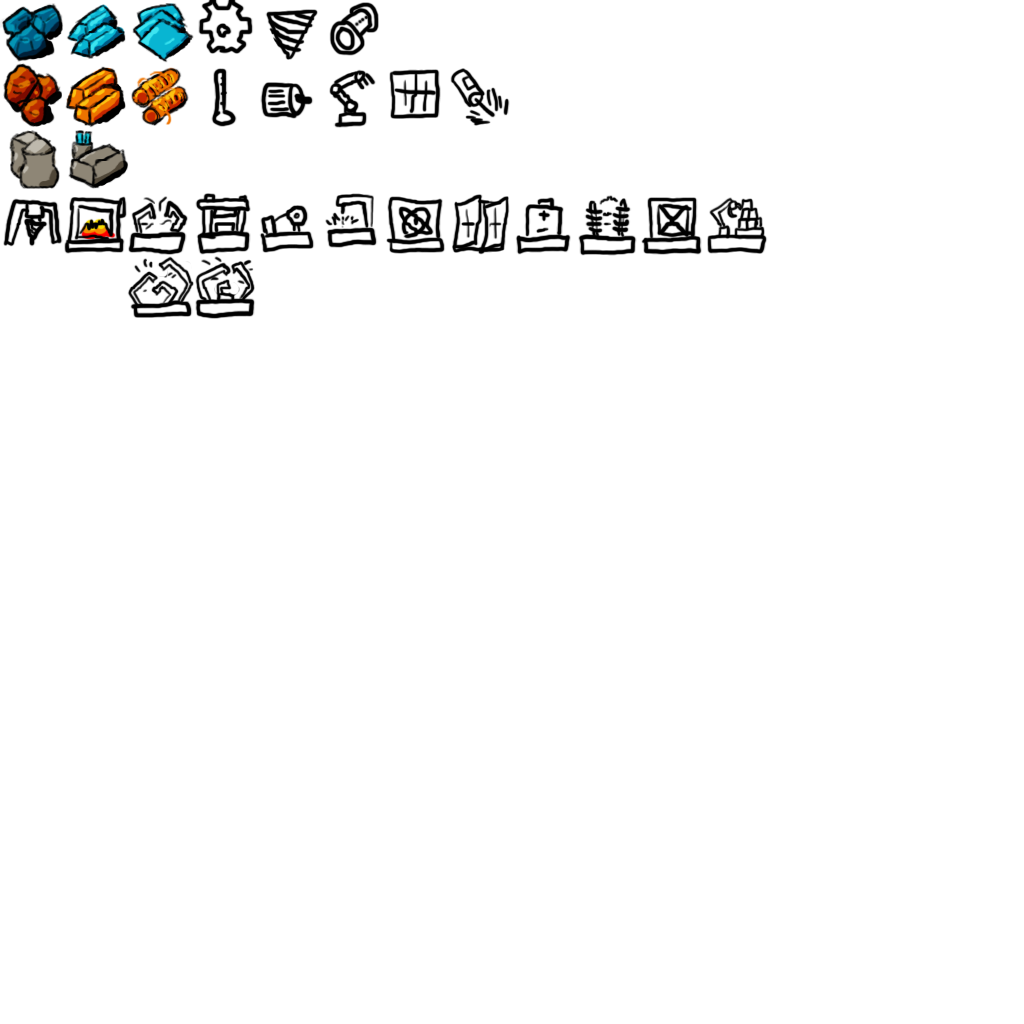
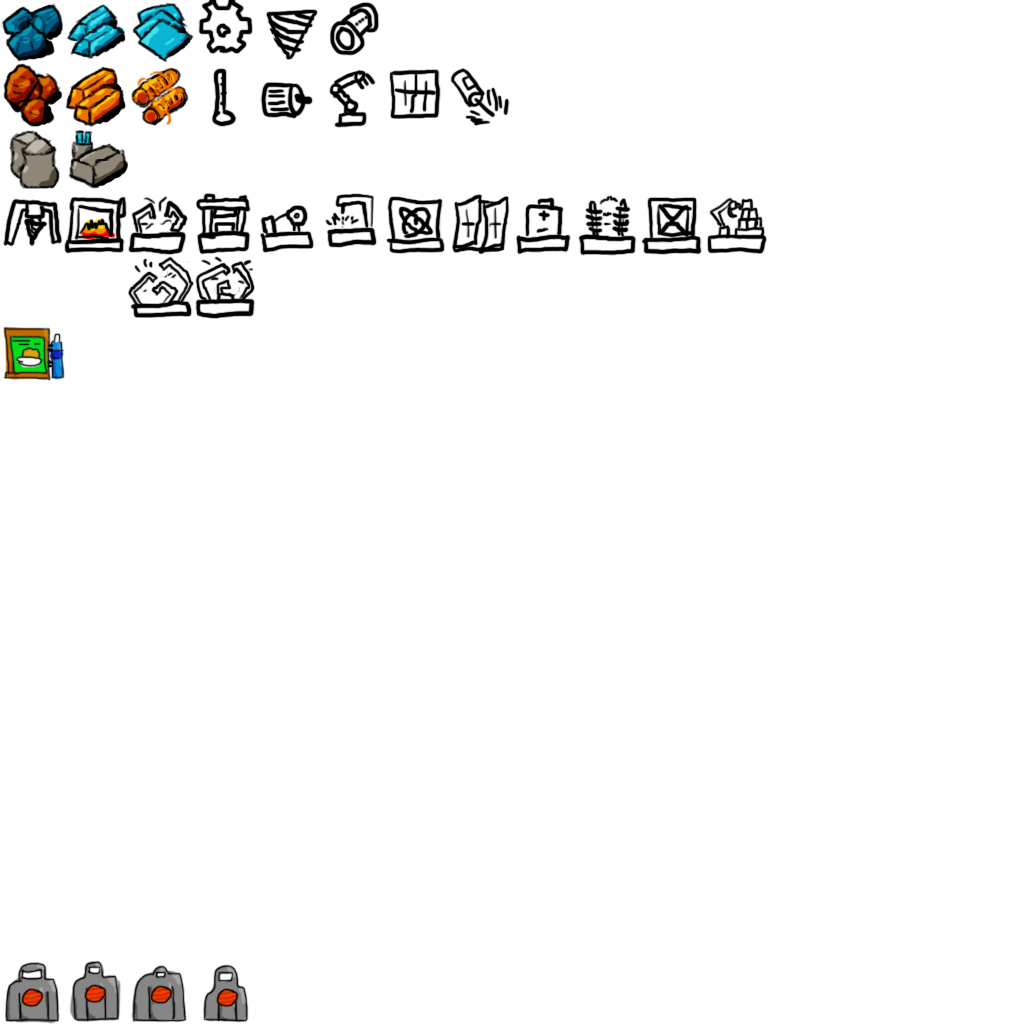
Before/after of a 1024x1024 layered artwork. What changed in the layer stack:
added group "Other" with 9 layers above "Layer 26" over [3, 326, 249, 1024]
added layer "Layer 35" in group "Other" over [216, 988, 240, 1008]
added layer "Layer 34" in group "Other" over [150, 985, 174, 1005]
added layer "Layer 33" in group "Other" over [84, 984, 108, 1004]
added layer "Layer 32" in group "Other" over [21, 988, 45, 1008]
added layer "shade" (1st of 4, in "Other") (soft light, 65%) in group "Other" over [7, 327, 249, 1023]
added layer "Layer 30" in group "Other" over [5, 960, 249, 1023]
added layer "Layer 31" in group "Other" over [4, 960, 249, 1024]
added layer "Layer 28" in group "Other" over [3, 326, 65, 381]
added layer "Layer 29" in group "Other" over [3, 326, 65, 381]
